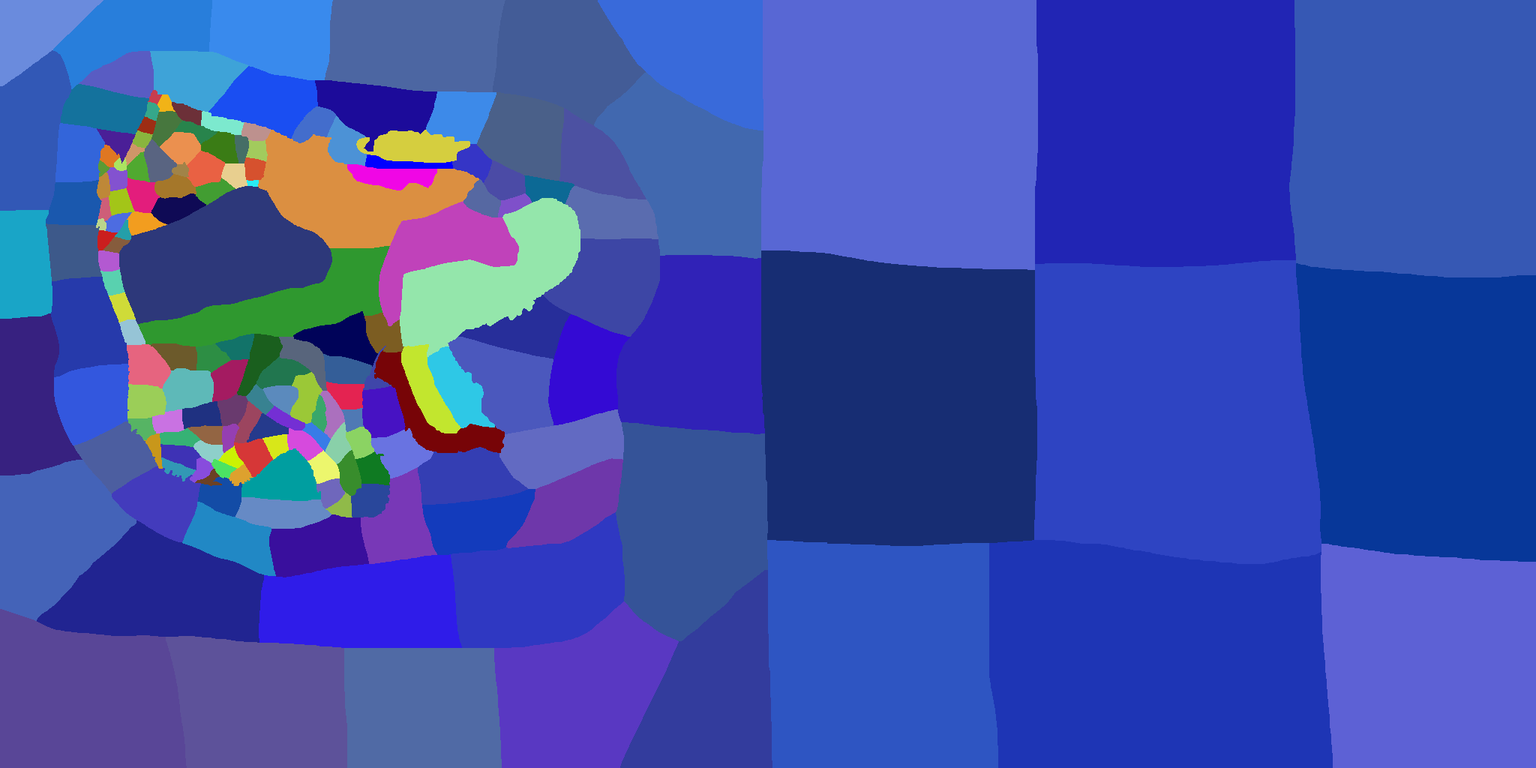
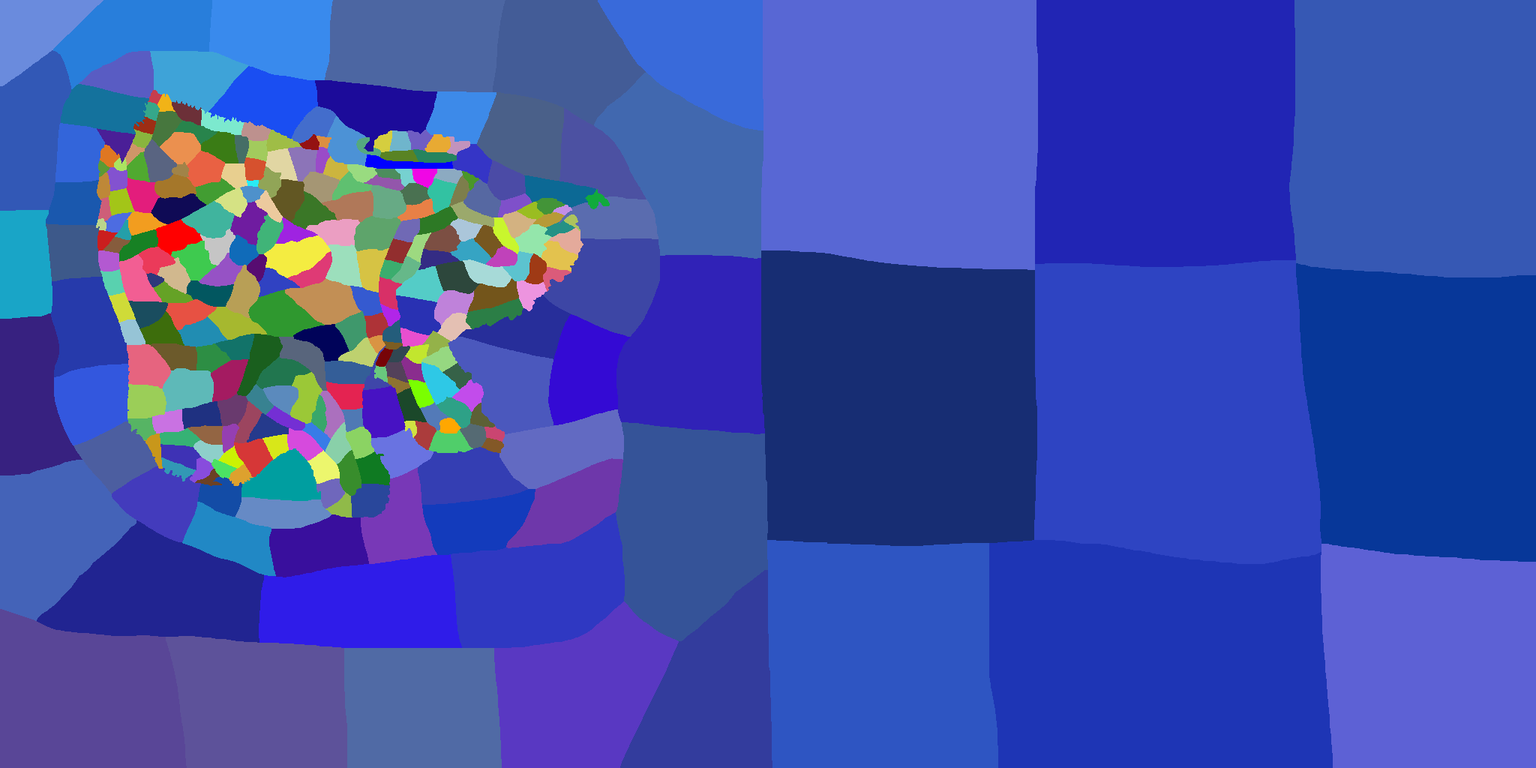
Layer changes from the first w=1536, h=768 image to the second:
painted on "provinces.png" over (119, 92, 621, 453)
